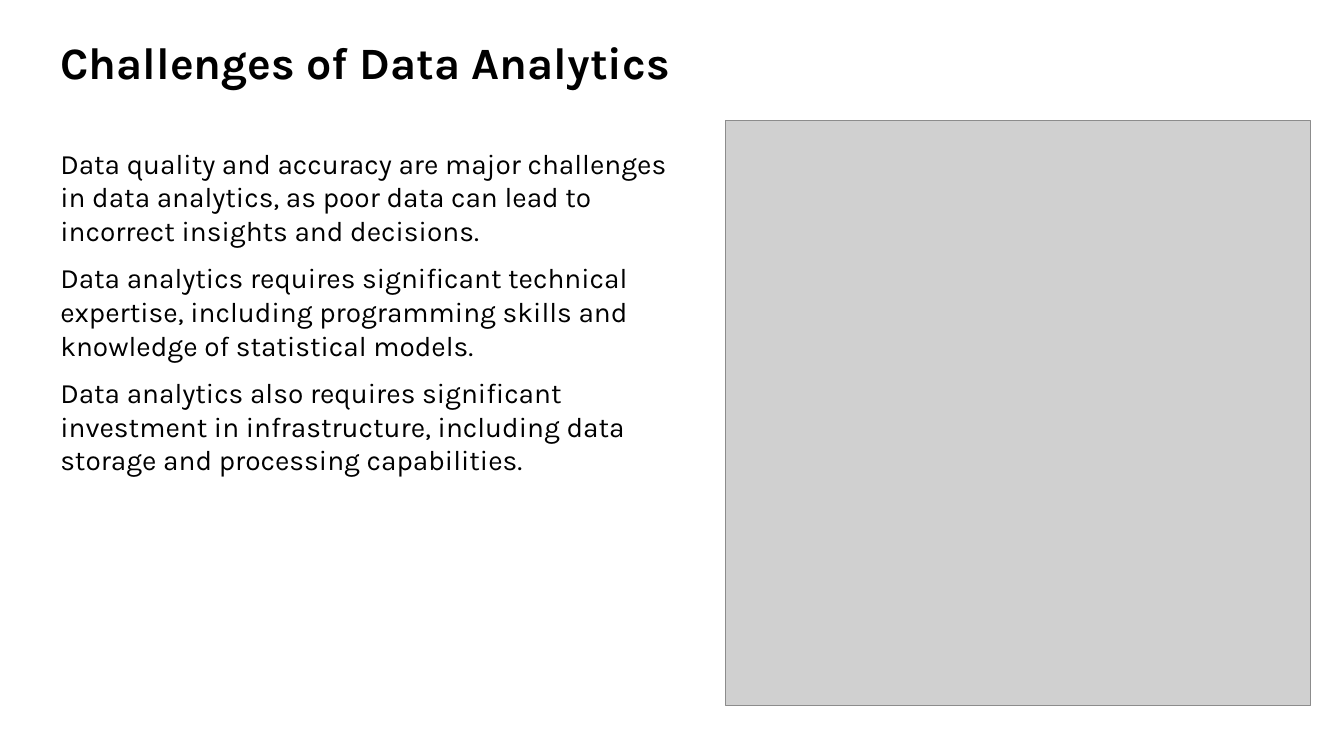
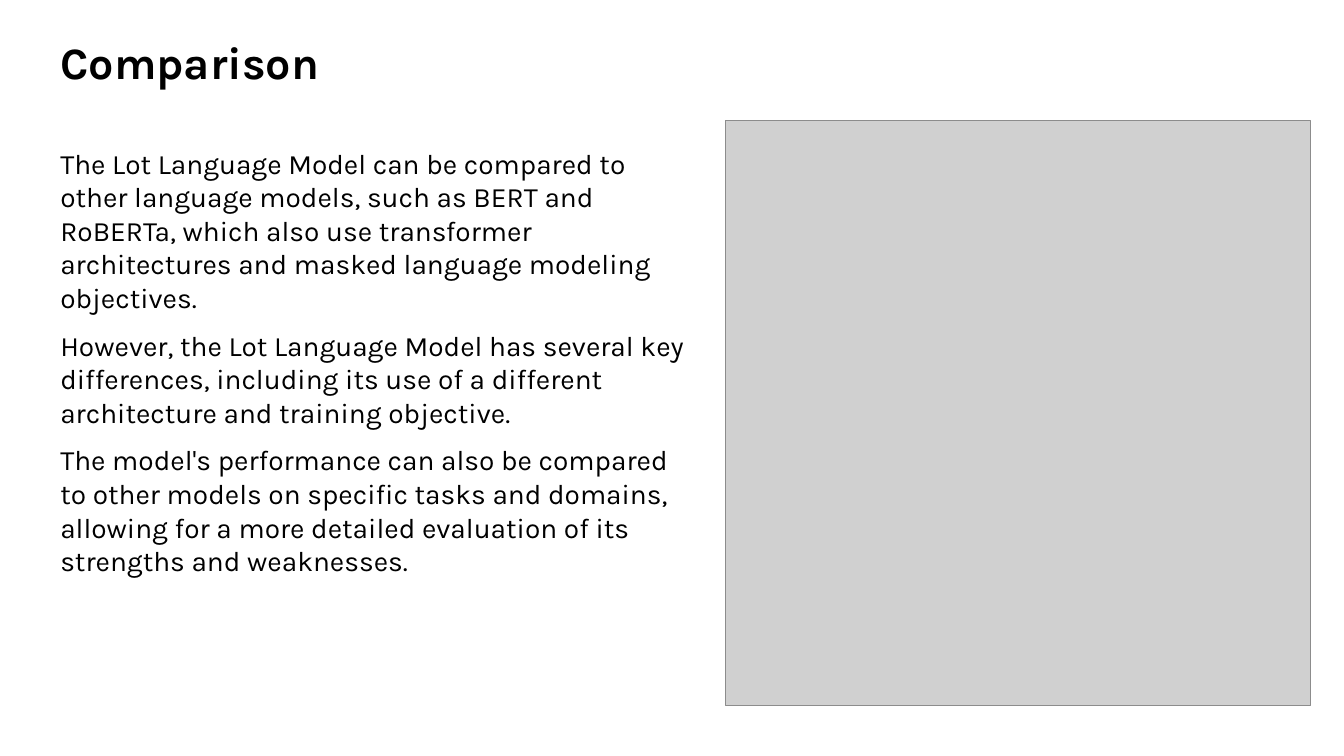
Before and after one commit to Hariprasath-2218/AURA, a slide deck: slide 7 of output.pptx. Drawn at 1344x756 pixels with LibreOffice and Linux fonts; fonts in the diff are those of the drawing; grey boxes stand for pictures; background and template pictures are left out. Boxes give left, top, right and bottom in pixels: in the first picture for what was removed or moved away, otherwise in the second. Text is boxed around its words. In the diff, an @@ line names an element or a change of style, - is before the commit and + after.

```diff
--- a/output.pptx
+++ b/output.pptx
@@ text at box(60, 47, 319, 90): text changed @@
-Challenges of Data Analytics
+Comparison
@@ text at box(60, 155, 683, 578): text changed @@
-Data quality and accuracy are major challenges in data analytics, as poor data can lead to incorrect insights and decisions.
-Data analytics requires significant technical expertise, including programming skills and knowledge of statistical models.
-Data analytics also requires significant investment in infrastructure, including data storage and processing capabilities.
+The Lot Language Model can be compared to other language models, such as BERT and RoBERTa, which also use transformer architectures and masked language modeling objectives.
+However, the Lot Language Model has several key differences, including its use of a different architecture and training objective.
+The model's performance can also be compared to other models on specific tasks and domains, allowing for a more detailed evaluation of its strengths and weaknesses.
```
Also in this commit, not shown: 2 other slides changed, 5 slides added, 5 slides removed, 3 other files.
